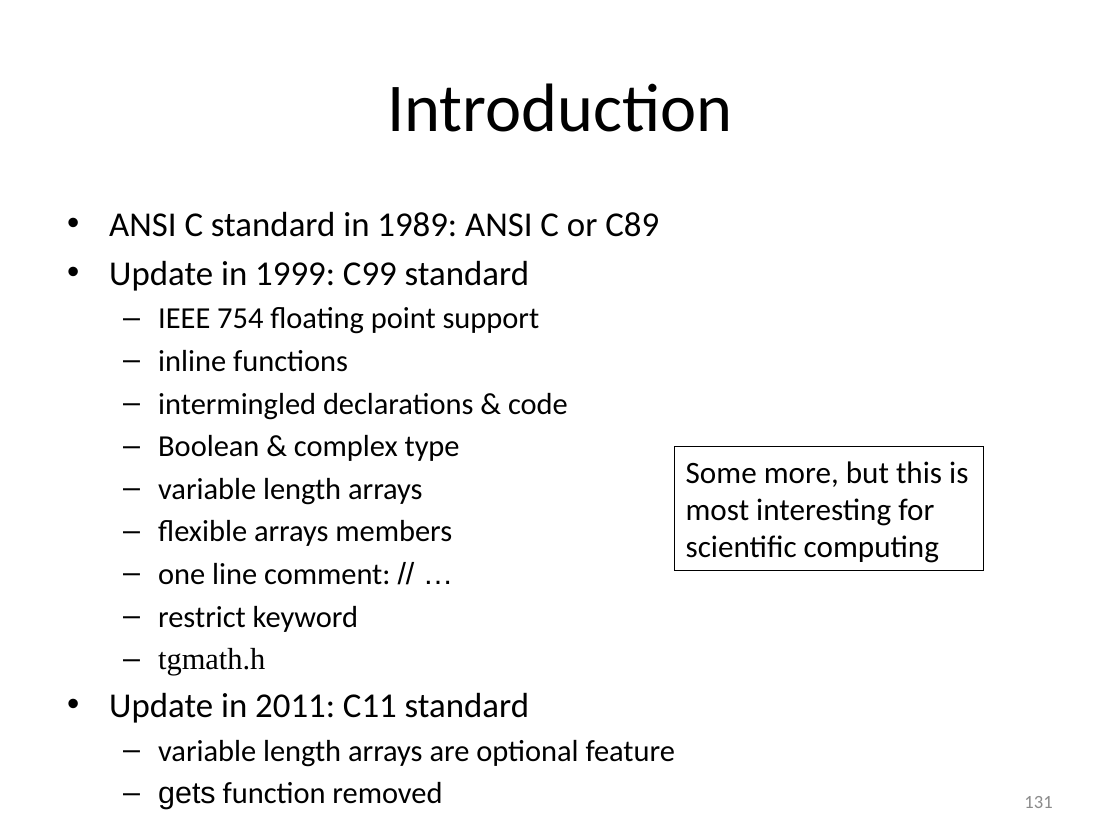
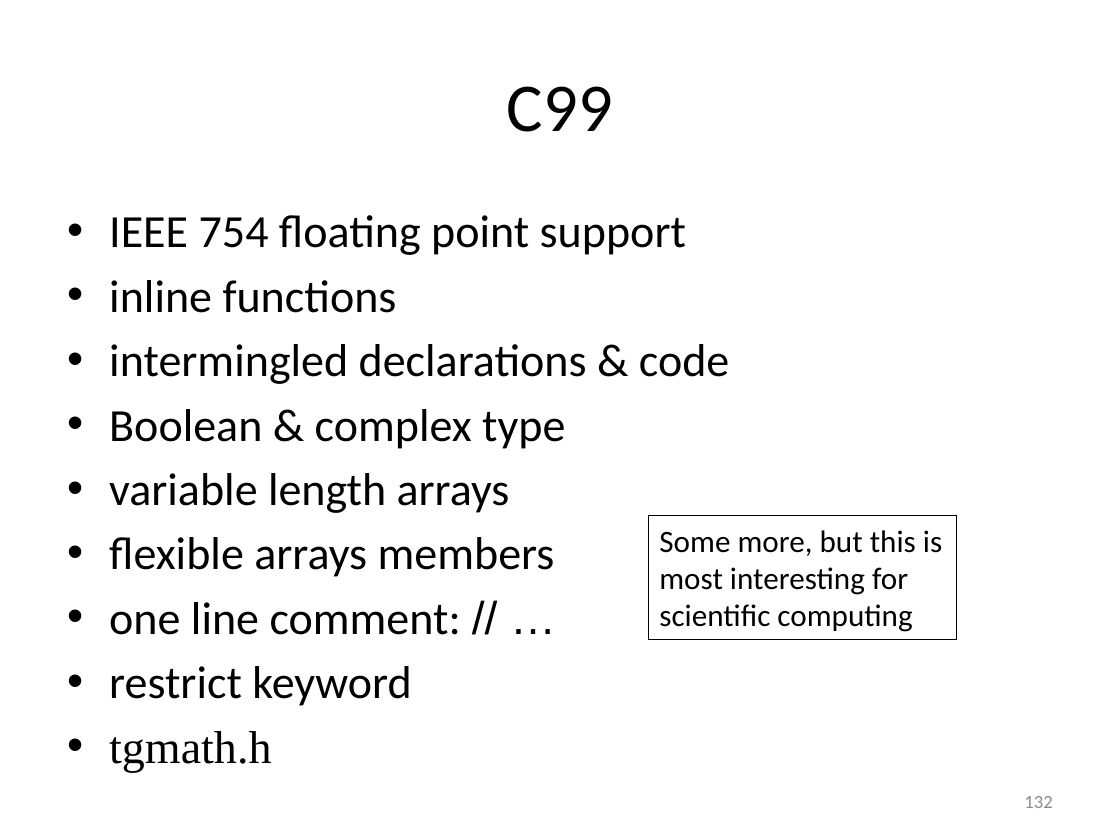
Before and after one commit to gjbex/Scientific-C, a slide deck: slide 132 of scientific_c.pptx (slide 131 before the commit). Drawn at 1120x840 pixels with LibreOffice and Linux fonts; fonts in the diff are those of the drawing. Boxes give left, top, right and bottom in pixels: in the first picture for what was removed or moved away, otherwise in the second. Text is boxed around its words. In the diff, an @@ line names an element or a change of style, - is before the commit and + after.

Commit message:
Add slide on C23

```diff
--- a/scientific_c.pptx
+++ b/scientific_c.pptx
@@ title at (507,86,613,132): text changed @@
-Introduction
+C99
@@ text "IEEE 754 floating point support" at (109,215,729,772): size 19.6 to 29.6 pt; bullet – to •; list level 2 to 1 in "IEEE 754 floating point support"; list level 2 to 1 in "inline functions"; list level 2 to 1 in "intermingled declarations & code"; list level 2 to 1 in "Boolean & complex type"; list level 2 to 1 in "variable length arrays"; list level 2 to 1 in "flexible arrays members"; list level 2 to 1 in "one line comment: // …"; list level 2 to 1 in "restrict keyword"; list level 2 to 1 in "tgmath.h" @@
@@ text at (109,211,659,291): paragraphs removed @@
-• ANSI C standard in 1989: ANSI C or C89
-• Update in 1999: C99 standard
@@ rectangle "Some more, but this is ...": place and size @@
-rectangle "Some more, but this is ..." at (674,447,982,571)
+rectangle "Some more, but this is ..." at (648,515,956,640)
@@ text at (109,692,675,767): paragraphs removed @@
-• Update in 2011: C11 standard
-  – variable length arrays are optional feature
-  – gets function removed
@@ page number at (1024,796,1052,808): text changed @@
-131
+132
```
Also in this commit, not shown: 1 other slide changed, 3 slides added.
